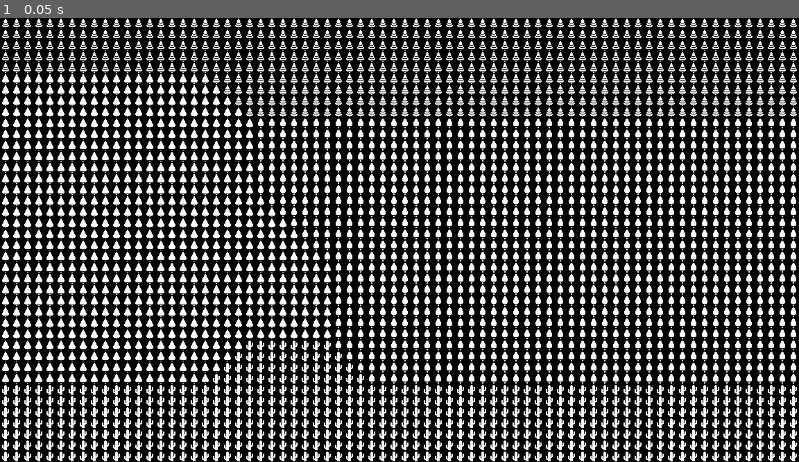
Above: before the commit, frame 1.
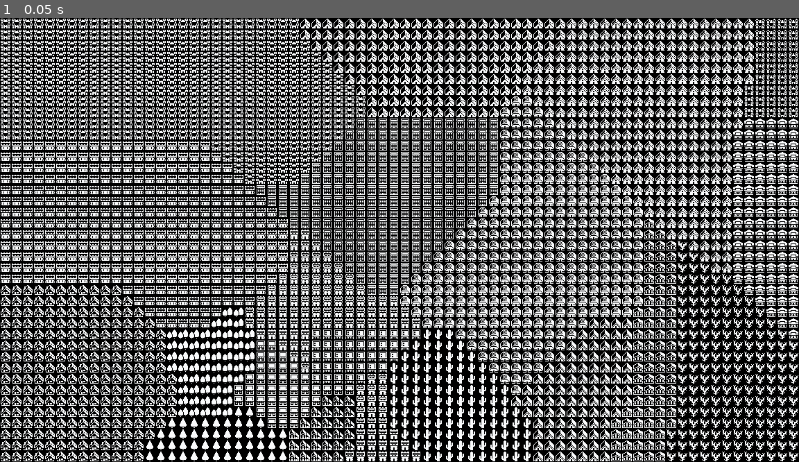
Above: after the commit, the same moment.

Repository: Zishan-Rahman/GD4VoronoiRPG
Game: Godot game, scene res://tile_map.tscn
Same seed, same stepped clock (60 frames per second), same inputs: the game is played once before the commit and once after it.
Inputs:
- Up to frame 1 (0.05 s): no input

The runs differ from the first frame. In frame 1, 55% of the frame differs, in the area x 0-100%, y 0-100%.

Commit message:
Add buildings to world generation

Diff:
--- a/tile_map.gd
+++ b/tile_map.gd
@@ -1,10 +1,55 @@
 extends TileMap
+
+var buildings: Array[Vector2i] = [
+	Vector2i(0, 19),
+	Vector2i(1, 19),
+	Vector2i(2, 19),
+	Vector2i(3, 19),
+	Vector2i(4, 19),
+	Vector2i(5, 19),
+	Vector2i(6, 19),
+	Vector2i(7, 19),
+	Vector2i(8, 20),
+	Vector2i(0, 20),
+	Vector2i(1, 20),
+	Vector2i(2, 20),
+	Vector2i(3, 20),
+	Vector2i(4, 20),
+	Vector2i(5, 20),
+	Vector2i(6, 20),
+	Vector2i(7, 20),
+	Vector2i(8, 20),
+	Vector2i(0, 21),
+	Vector2i(1, 21),
+	Vector2i(2, 21),
+	Vector2i(3, 21),
+	Vector2i(4, 21),
+	Vector2i(5, 21),
+	Vector2i(6, 21),
+	Vector2i(7, 21),
+	Vector2i(8, 21)
+]
+var trees: Array[Vector2i] = [
+	Vector2i(0,1),
+	Vector2i(1,1),
+	Vector2i(2,1),
+	Vector2i(3,1),
+	Vector2i(4,1),
+	Vector2i(5,1),
+	Vector2i(6,1),
+	Vector2i(7,1),
+	Vector2i(0,2),
+	Vector2i(1,2),
+	Vector2i(2,2),
+	Vector2i(3,2),
+	Vector2i(4,2)
+]
 
 var points: Array[Dictionary] = []
 const EUCLIDEAN: String = "Euclidean distance"
 const MANHATTAN: String = "Manhattan distance"
 @export_enum(EUCLIDEAN, MANHATTAN) var distance: String = MANHATTAN
-@export_range(2, 6, 1) var random_starting_points: int = 4
+@export_range(10, 40, 1) var random_starting_points: int = 20
 var x_tile_range: int = ProjectSettings.get_setting("display/window/size/viewport_width") / tile_set.tile_size.x
 var y_tile_range: int = ProjectSettings.get_setting("display/window/size/viewport_height") / tile_set.tile_size.y
 
@@ -35,7 +80,8 @@
 	return abs(points[p]["x"] - x) + abs(points[p]["y"] - y)
 
 func define_points(num_points: int) -> void:
-	var types: Array[Vector2i] = [Vector2i(0,1),Vector2i(1,1),Vector2i(2,1),Vector2i(5,1),Vector2i(6,1),Vector2i(4,2)]
+	var types: Array[Vector2i] = trees.duplicate()
+	types.append_array(buildings)
 	for i in range(num_points):
 		var x: int = randi_range(0, x_tile_range)
 		var y: int = randi_range(0, y_tile_range)
